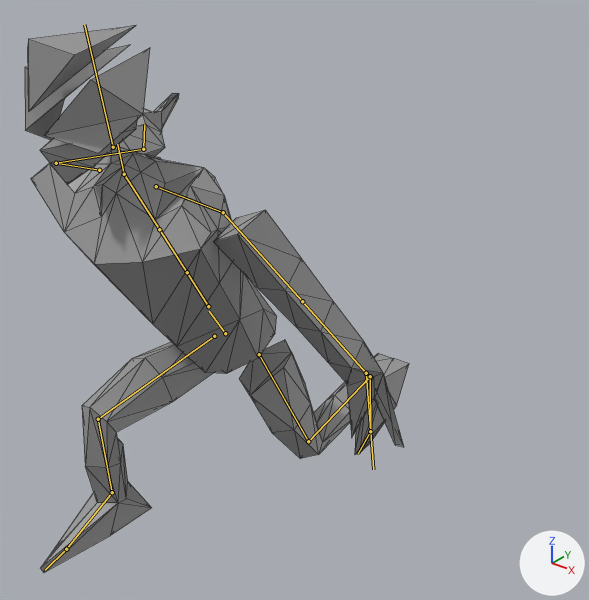
A saved change to the glTF model glb_imports/8164_meshes.glb.
Before and after are seen from a 50 mm camera at (17.9, -18.5, 22.2) aimed at (1.9, 1.5, 9.8). Arrows for +X, +Y and +Z are at lower right; the lights stay in place. The first picture is the older version. Both versions are drawn at frame 36 of the action 'StrafeSlice'; the numbers are the values there. The bones that change, and the others that lie on the model, are drawn over the model as lines. Mesh edges are drawn as thin lines.

The first picture shows 'Body.001'.
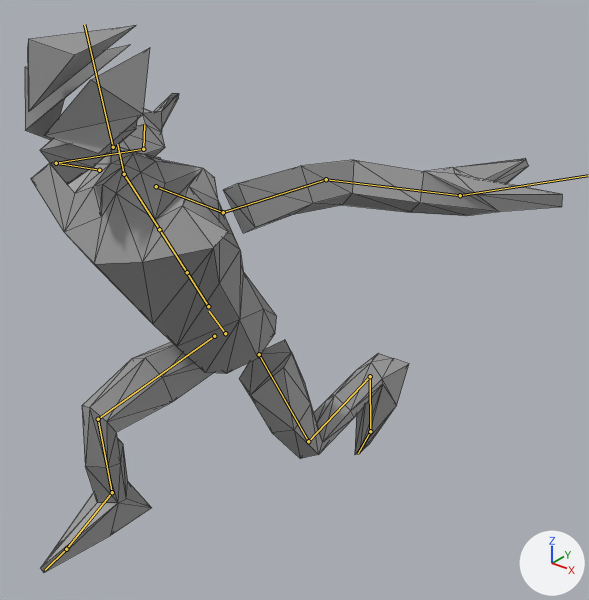
What the commit changed:
Bone 'mixamorig:LeftArm' (bone_mixamorig_leftarm) turns from (83, 12, 33) to (31, 7, -79) degrees about its own x, y and z.
Bone 'mixamorig:LeftForeArm' (bone_mixamorig_leftforearm) turns from (1, 0, 0) to (1, -1, 43) degrees about its own x, y and z.
Bone 'mixamorig:LeftHand' (bone_mixamorig_lefthand) turns from (-17, 59, 14) to (-13, 18, -12) degrees about its own x, y and z.

Pixel boxes (x1, y1, x2, y2) of what changed, in the pictures (589 x 600 px):
'Body.001', posed (40% wider): before (25, 25, 409, 572); after (25, 25, 562, 572)
bone 'mixamorig:LeftArm', root to tip: before (223, 212) to (302, 301); after (223, 212) to (326, 179)
bone 'mixamorig:LeftForeArm', root to tip: before (302, 301) to (366, 373); after (326, 179) to (460, 195)
bone 'mixamorig:LeftHand', root to tip: before (366, 373) to (373, 469); after (460, 195) to (588, 175)
